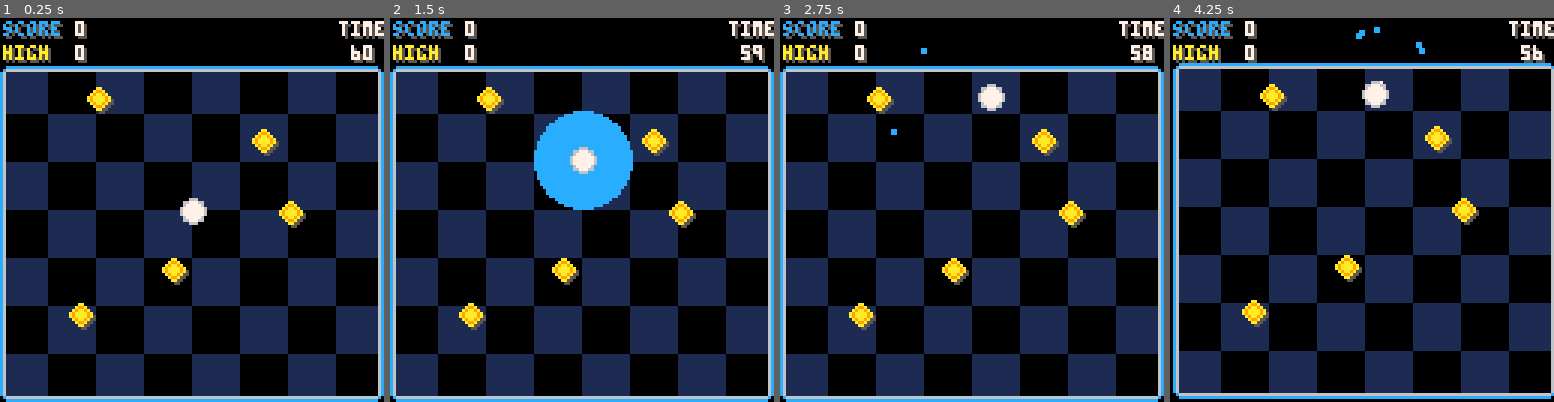
Above: before the commit, frames 1-4 (left to right).
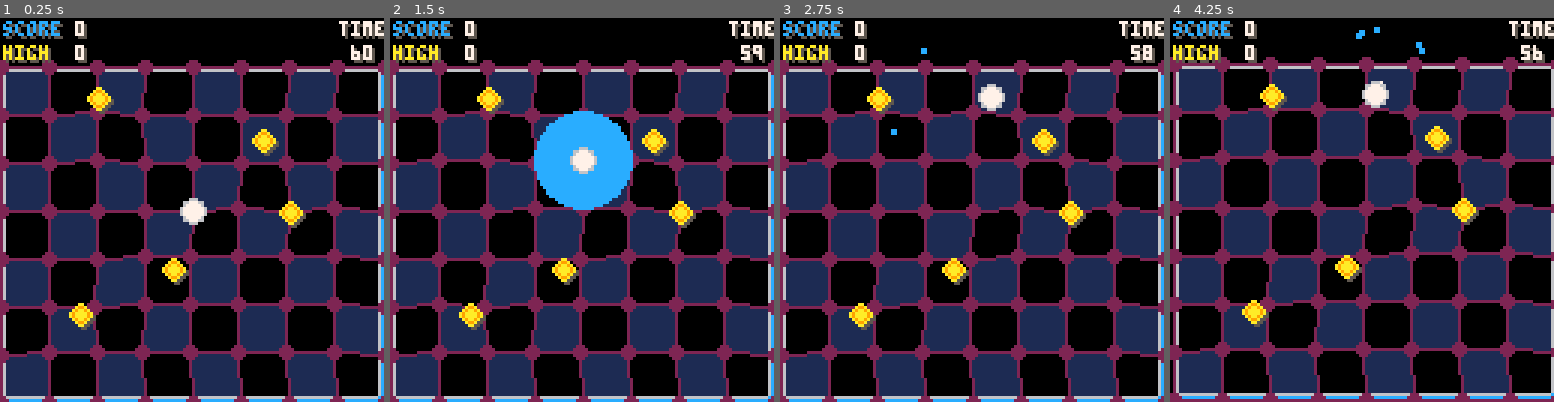
Above: after the commit, the same moments.

Repository: tesselode/netty
Game: PICO-8 cartridge launcher.p8
Same seed, same stepped clock (60 frames per second), same inputs: the game is played once before the commit and once after it.
Inputs:
- Up to frame 1 (0.25 s): no input
- Up to frame 2 (1.5 s): tap O (Z key) at 0.33, 0.7, 1.43 s; tap X (X key) at 1.07 s
- Up to frame 3 (2.75 s): hold Left 1.97-2.37 s; tap X (X key) at 2.07, 2.4, 2.73 s; tap O (Z key) at 2.22 s; hold Down from 2.42 s (still down)
- Up to frame 4 (4.25 s): release Down at 2.82 s; hold Right 2.87-3.53 s; tap X (X key) every 0.33 s from 3.07 to 4.07 s; tap O (Z key) at 3.1, 3.98 s; hold Up 3.58-4.08 s; hold Right from 4.13 s (still down)

The runs differ from the first frame. In frame 1, 15% of the frame differs, in the area x 0-100%, y 10-100%; in frame 2, 14%; in frame 3, 15%; in frame 4, 15%.

Commit message:
geometry wars grid effect, pt. 1

Diff:
--- a/launcher.p8
+++ b/launcher.p8
@@ -56,6 +56,16 @@
  end
 end
 
+function lerp(a, b, f)
+ return a + (b-a) * f
+end
+
+function grav(ax, ay, bx, by, f)
+ local r = sqrt((bx-ax)^2 + (by-ay)^2)
+ local x = lerp(ax, bx, f/r^2)
+ local y = lerp(ay, by, f/r^2)
+ return x, y
+end
 
 
 -- globals
@@ -496,6 +506,57 @@
  end
 
  return text
+end
+
+
+
+function class.gridpoint(x, y)
+ local point = {
+  anchorx = x,
+  anchory = y,
+  x = x,
+  y = y,
+  vx = 0,
+  vy = 0,
+ }
+
+ function point:update()
+  if self.anchorx == 0 or self.anchorx == 128 or self.anchory == 16 or self.anchory == 128 then
+   return
+  end
+
+  for d in all(dots) do
+   local r = (d.x - self.x)^2 + (d.y - self.y)^2
+   if r < 1 then r = 1 end
+   self.x = lerp(self.x, d.x, .1/r)
+   self.y = lerp(self.y, d.y, .1/r)
+  end
+
+  for b in all(blackholes) do
+	  local r = sqrt((b.x - self.x)^2 + (b.y - self.y)^2)
+	  if r < 1 then r = 1 end
+   self.x = lerp(self.x, b.x, 1/r)
+   self.y = lerp(self.y, b.y, 1/r)
+  end
+
+  local r = (player.x - self.x)^2 + (player.y - self.y)^2
+  if r < 1 then r = 1 end
+  self.x = lerp(self.x, player.x, .1/r)
+  self.y = lerp(self.y, player.y, .1/r)
+
+  if gravitytimer > 0 then
+   self.y = lerp(self.y, 128, .01)
+  end
+
+  self.x = lerp(self.x, self.anchorx, .1)
+  self.y = lerp(self.y, self.anchory, .1)
+ end
+
+ function point:draw()
+  circfill(self.x, self.y, 2, 2)
+ end
+
+ return point
 end
 
 
@@ -522,6 +583,13 @@
 	}
 	gravitytimer = 0
 	self.powerups = {}
+	self.grid = {}
+	for x = 0, 128, 16 do
+	 self.grid[x] = {}
+	 for y = 16, 128, 16 do
+	  self.grid[x][y] = class.gridpoint(x, y)
+	 end
+	end
 
 	for i = 1, 5 do
 		add(dots, class.dot())
@@ -646,6 +714,13 @@
   end
  end
 
+ -- update grid
+ for x = 0, 128, 16 do
+	 for y = 16, 128, 16 do
+	  self.grid[x][y]:update()
+	 end
+	end
+
  -- update camera
  cam.frame += 1
  if cam.frame > #cam.sequence then
@@ -659,6 +734,31 @@
  -- draw map
  camera(cam.sequence[cam.frame][1], cam.sequence[cam.frame][2])
  map(0, 0, 0, 0, 16, 16)
+
+ -- draw grid
+ for x = 0, 128, 16 do
+	 for y = 16, 128, 16 do
+	  self.grid[x][y]:draw()
+	 end
+	end
+
+	for x = 0, 128, 16 do
+	 for y = 16, 112, 16 do
+	  local a = self.grid[x][y]
+	  local b = self.grid[x][y+16]
+	  line(a.x, a.y, b.x, b.y)
+	 end
+	end
+	for x = 0, 112, 16 do
+	 for y = 16, 128, 16 do
+	  local a = self.grid[x][y]
+	  local b = self.grid[x+16][y]
+	  line(a.x, a.y, b.x, b.y)
+	 end
+	end
+
+
+	-- draw entities
  for b in all(blackholes) do
   b:draw()
  end
